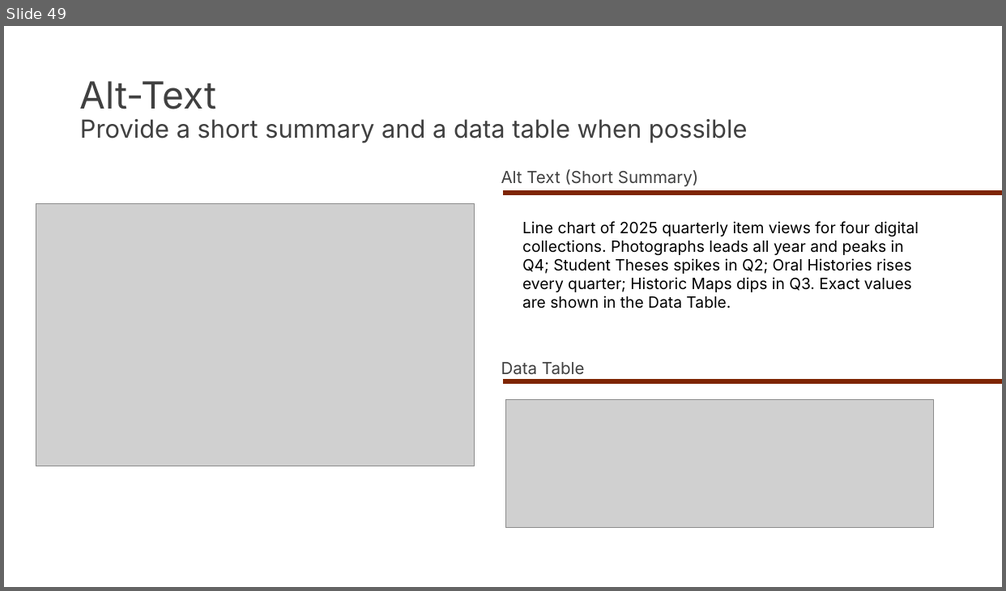
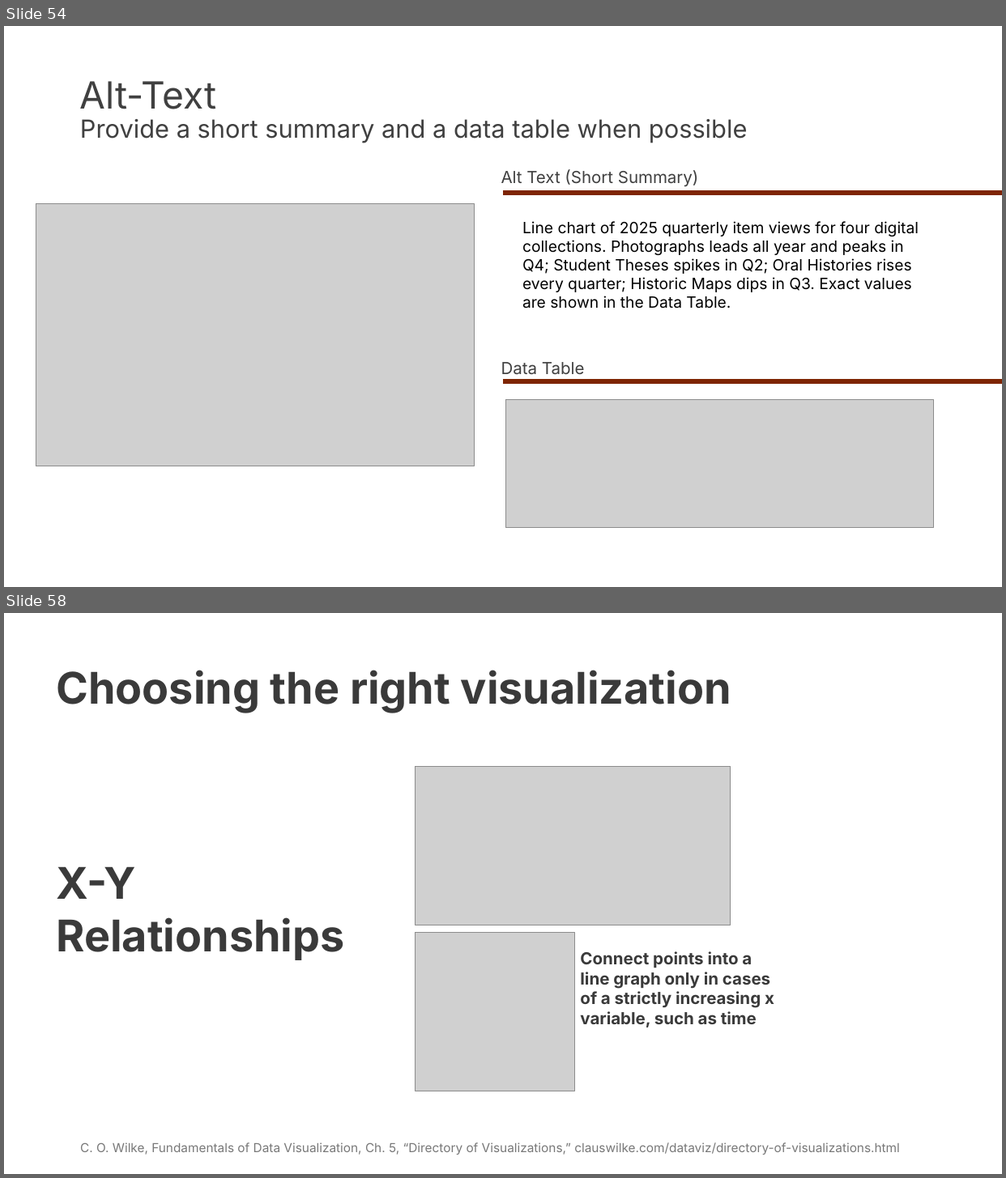
Before and after one commit to pete-lawson/visualize-it-dlf-2026, a slide deck: docs/materials/dlf-data-visualization.pptx. Shown one above the other, each under a label of ours: slide 49 before the commit, slides 54 and 58 after it; the slides between them are not shown. The pictures are 1006x591 and 1006x1178 pixels, drawn with LibreOffice and Linux fonts; fonts in the diff are those of the drawing; grey boxes stand for pictures. Boxes give left, top, right and bottom in pixels: in the first picture for what was removed or moved away, otherwise in the second. Text is boxed around its words. In the diff, an @@ line names an element or a change of style, - is before the commit and + after.

```diff
--- a/docs/materials/dlf-data-visualization.pptx
+++ b/docs/materials/dlf-data-visualization.pptx
@@ slide 58 added at bbox=[4, 613, 1002, 1174], background #FFFFFF @@
@@ text added at bbox=[56, 670, 731, 713], 42 pt, text #3A3A3A, bold @@
+Choosing the right visualization
@@ picture added at bbox=[415, 766, 731, 925] @@
@@ text added at bbox=[57, 867, 345, 960], 42 pt, text #3A3A3A, bold @@
+X-Y Relationships
@@ picture added at bbox=[415, 933, 575, 1092] @@
@@ text added at bbox=[580, 952, 774, 1028], 16 pt, text #3A3A3A, bold @@
+Connect points into a line graph only in cases of a strictly increasing x variable, such as time
@@ text added at bbox=[80, 1143, 900, 1155], 12 pt, text #797979 @@
+C. O. Wilke, Fundamentals of Data Visualization, Ch. 5, “Directory of Visualizations,” clauswilke.com/dataviz/directory-of-visualizations.html
@@ what was slide 49 is now slide 54 @@
```
Also in this commit, not shown: 1 slide changed, 10 other slides added, 8 other files.
